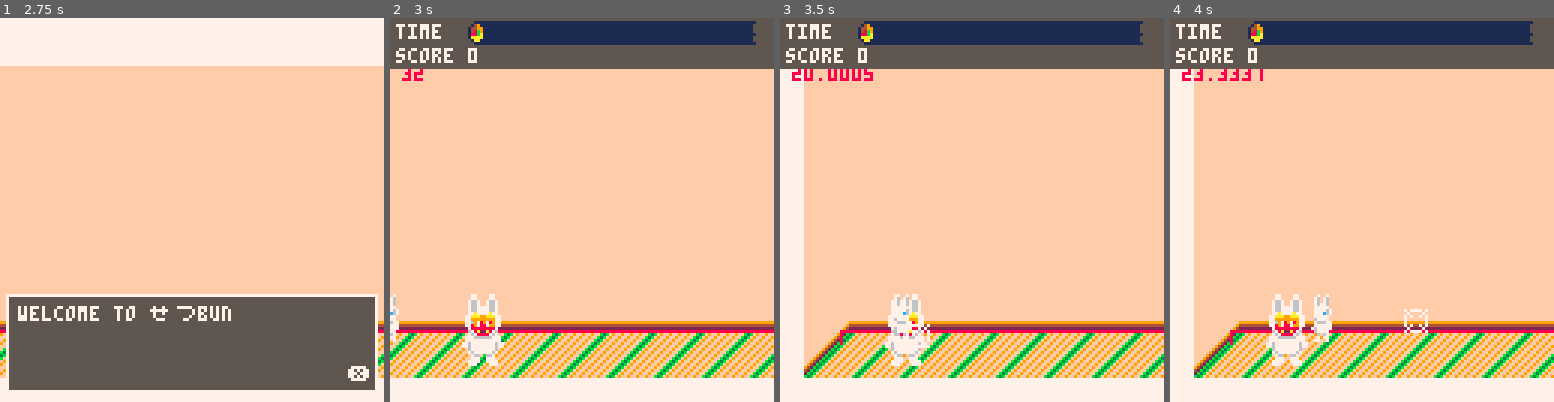
Above: before the commit, frames 1-4 (left to right).
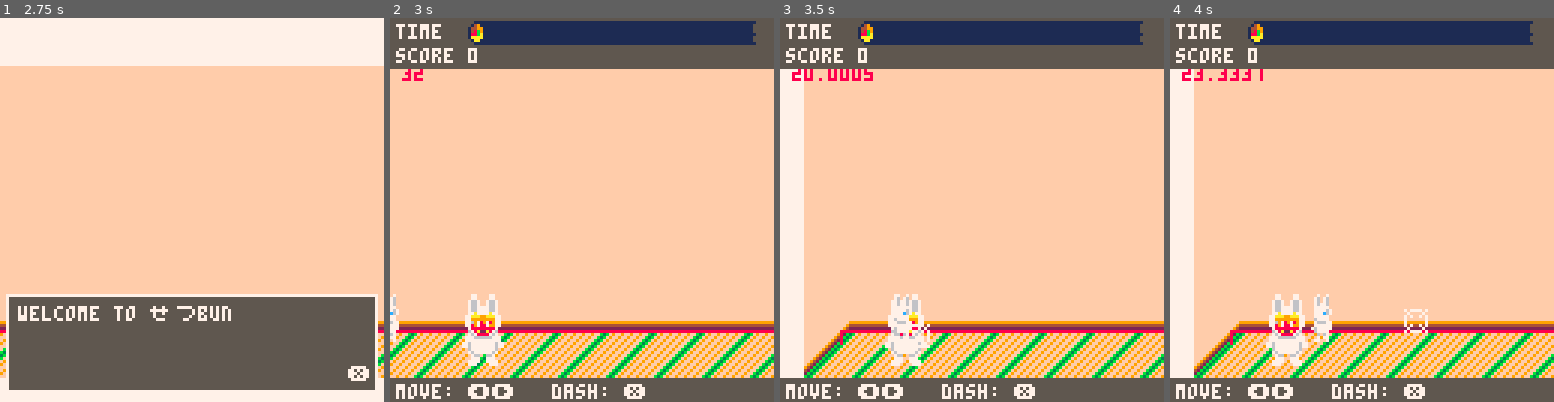
Above: after the commit, the same moments.

Repository: josiahp/setsubun
Game: PICO-8 cartridge setsubun.p8
Two runs of this game, one before a commit and one after it. Both use one fixed random seed, a clock stepped at 60 frames per second and the inputs below.
Inputs:
- Up to frame 1 (2.75 s): tap X (X key) at 0.33, 1.07, 1.85 s; tap O (Z key) at 0.7, 1.7, 2.1, 2.5 s; hold Right 1.6-2.1 s; hold Up 2.15-2.42 s; hold Right from 2.47 s (still down)
- Up to frame 2 (3 s): keep holding Right; tap O (Z key) at 2.9 s; tap X (X key) at 2.97 s
- Up to frame 3 (3.5 s): release Right at 3.03 s; hold Left from 3.08 s (still down); tap O (Z key) at 3.3 s
- Up to frame 4 (4 s): release Left at 3.58 s; hold Down 3.63-3.97 s; tap O (Z key) at 3.7 s

Frame 1 is identical in both runs. In frame 2, 5.3% of the frame differs, in the area x 0-100%, y 93-100%; in frame 3, 5.3%; in frame 4, 5.3%.

Commit message:
feat: show controls on the bottom of the screen

Diff:
--- a/setsubun.p8
+++ b/setsubun.p8
@@ -775,9 +775,10 @@
 function hud_draw(remaining_time,score)
 	camera()
 	local x,y=0,0
+	local w,h=128,16
 
 	-- background for us to draw on top of
-	boxfill(x,y, 128, 16, palette.bg)
+	boxfill(x,y,w,h, palette.bg)
 
 	x=2
 	y=2
@@ -786,8 +787,8 @@
 	print("time",x,y,palette.fg)
 
 	x+=24
-
-	local w,h=128-12-x,7
+ w,h=128-12-x,7
+
 	local fac=remaining_time/game_time
 	palt(palette.transparent,true)
 	spr(40,x,y-1)
@@ -802,6 +803,15 @@
 
 	x+=24
 	print(score,x,y,palette.fg)
+
+	-- controls
+	x,y=0,128-8
+	w,h=128,8
+
+	boxfill(x,y,w,h,palette.bg)
+	x+=2
+	y+=2
+	print("move: ⬅️➡️   dash: ❎",x,y,palette.fg)
 end
 
 function box(x,y,w,h,col)
